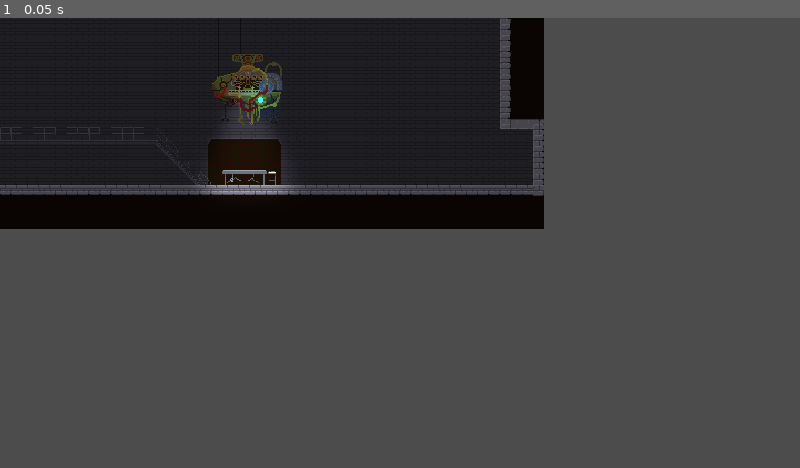
Above: before the commit, frame 1.
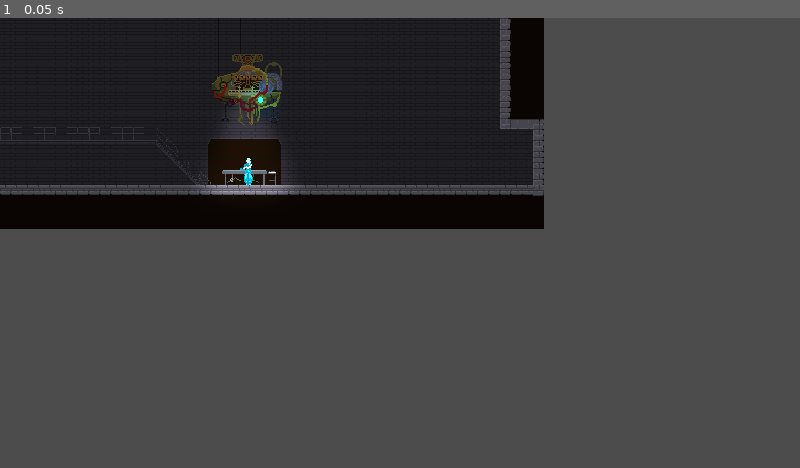
Above: after the commit, the same moment.

Repository: brueland/Team-Gear-Pirate-Software-Jam
Game: Godot game, scene res://Scenes/Levels/Lab/BioEng/BioEng2.tscn
The game is run twice, just before and just after one commit, with the same random seed, the same clock (stepped at 60 frames per second) and the same inputs. This scene is started directly instead of the project's main scene.
Inputs:
- Up to frame 1 (0.05 s): no input

The runs differ from the first frame. In frame 1, less than 0.1% of the frame differs, in the area x 30-32%, y 31-38%.

Commit message:
All but one ghost

Diff:
--- a/Scenes/Levels/Lab/BioEng/BioEng2.tscn
+++ b/Scenes/Levels/Lab/BioEng/BioEng2.tscn
@@ -1,9 +1,11 @@
-[gd_scene load_steps=8 format=3 uid="uid://d2sicjdmkoq27"]
+[gd_scene load_steps=17 format=3 uid="uid://d2sicjdmkoq27"]
 
 [ext_resource type="PackedScene" uid="uid://c31me33blsoov" path="res://Scenes/Levels/transition_point.tscn" id="2_0qnsg"]
 [ext_resource type="PackedScene" uid="uid://ofaphgm1wmg8" path="res://Scenes/Levels/camera_bounds.tscn" id="3_y8my6"]
 [ext_resource type="PackedScene" uid="uid://biyywu5rff2t8" path="res://Scenes/Levels/Lab/BioEng/medical_machine.tscn" id="4_7rbff"]
 [ext_resource type="Texture2D" uid="uid://cbjpatb7cnou5" path="res://Assets/Sprites/TileSets/Lab/Lab.png" id="4_n1put"]
+[ext_resource type="Shader" path="res://Materials/Shaders/DistortionTExture.gdshader" id="5_swvys"]
+[ext_resource type="Texture2D" uid="uid://du3dsb4qrpe31" path="res://Assets/Sprites/BioGhost.png" id="6_xk0nh"]
 
 [sub_resource type="TileSetAtlasSource" id="TileSetAtlasSource_o0k3c"]
 texture = ExtResource("4_n1put")
@@ -3952,6 +3954,36 @@
 resource_local_to_scene = true
 size = Vector2(750, 290)
 
+[sub_resource type="FastNoiseLite" id="FastNoiseLite_ncdt6"]
+
+[sub_resource type="NoiseTexture2D" id="NoiseTexture2D_3pj3f"]
+noise = SubResource("FastNoiseLite_ncdt6")
+
+[sub_resource type="FastNoiseLite" id="FastNoiseLite_bckid"]
+
+[sub_resource type="NoiseTexture2D" id="NoiseTexture2D_jrybq"]
+noise = SubResource("FastNoiseLite_bckid")
+
+[sub_resource type="FastNoiseLite" id="FastNoiseLite_7ni76"]
+
+[sub_resource type="NoiseTexture2D" id="NoiseTexture2D_6wr6g"]
+noise = SubResource("FastNoiseLite_7ni76")
+
+[sub_resource type="ShaderMaterial" id="ShaderMaterial_sup3s"]
+shader = ExtResource("5_swvys")
+shader_parameter/dissolvePercent = null
+shader_parameter/dissolveSpeed = null
+shader_parameter/dissolving = null
+shader_parameter/offset1 = Vector2(0.1, 0.1)
+shader_parameter/offset2 = Vector2(0.2, 0.2)
+shader_parameter/alpha = 0.954
+shader_parameter/distortion_strength = 0.05
+shader_parameter/floatingSpeedX = 0.1
+shader_parameter/floatingSpeedY = 0.1
+shader_parameter/dissolve_noise = SubResource("NoiseTexture2D_3pj3f")
+shader_parameter/noise_tex1 = SubResource("NoiseTexture2D_jrybq")
+shader_parameter/noise_tex2 = SubResource("NoiseTexture2D_6wr6g")
+
 [node name="BioEng2" type="Node2D"]
 
 [node name="LabTiles" type="TileMap" parent="."]
@@ -4003,5 +4035,11 @@
 [node name="PointLight2D2" parent="MedicalMachine" index="2"]
 color = Color(0.52549, 0.776471, 0.941176, 1)
 
+[node name="BioGhost" type="Sprite2D" parent="."]
+material = SubResource("ShaderMaterial_sup3s")
+position = Vector2(358, 221)
+scale = Vector2(1.2, 1.2)
+texture = ExtResource("6_xk0nh")
+
 [editable path="CameraBounds"]
 [editable path="MedicalMachine"]
--- a/Scenes/Levels/Lab/Chemistry/Chem1.tscn
+++ b/Scenes/Levels/Lab/Chemistry/Chem1.tscn
@@ -4096,12 +4096,13 @@
 [node name="CameraBounds" parent="." instance=ExtResource("4_4i26l")]
 
 [node name="CameraBoundsShape" parent="CameraBounds" index="0"]
-position = Vector2(560, 339)
+position = Vector2(561, 336)
 shape = SubResource("RectangleShape2D_aana5")
 
 [node name="ChemGhost" type="Sprite2D" parent="."]
 material = SubResource("ShaderMaterial_biqrr")
-position = Vector2(796, 608)
+position = Vector2(796, 605)
+scale = Vector2(1.164, 1.2)
 texture = ExtResource("5_yccp2")
 
 [editable path="TransitionPoints/Transition_3"]
Binary file added: Assets/Sprites/BioGhost.png
Not shown, added: Assets/Sprites/BioGhost.png.import
Not shown: 2 places in Scenes/Levels/Lab/LabMain.tscn that only renumber resources
